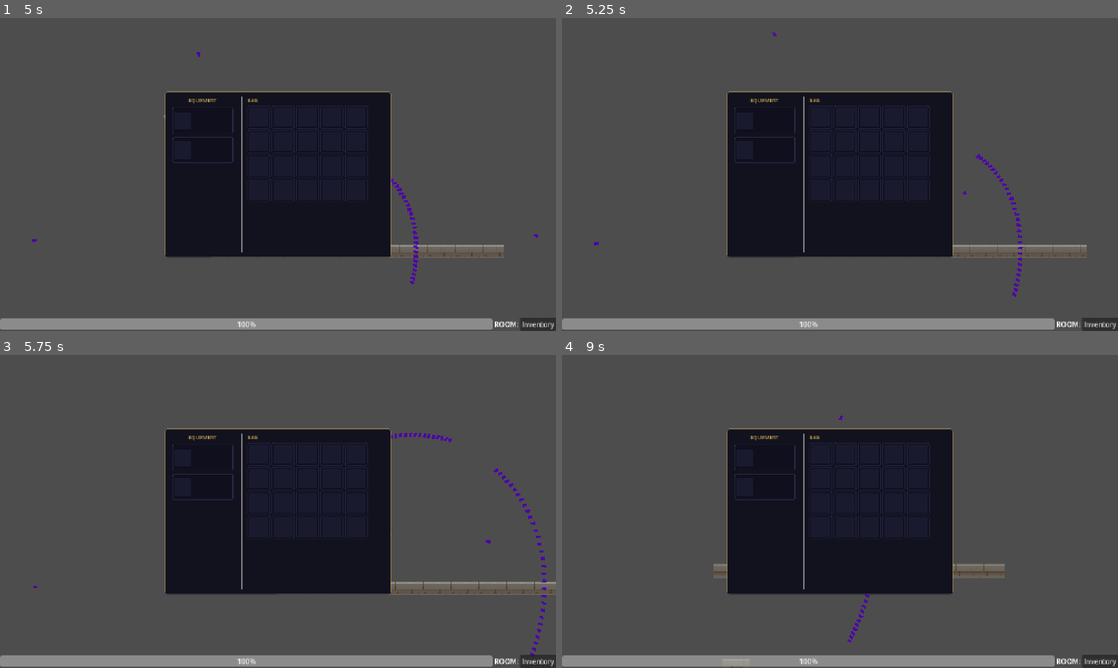
Above: before the commit, frames 1-4 (two rows, left to right).
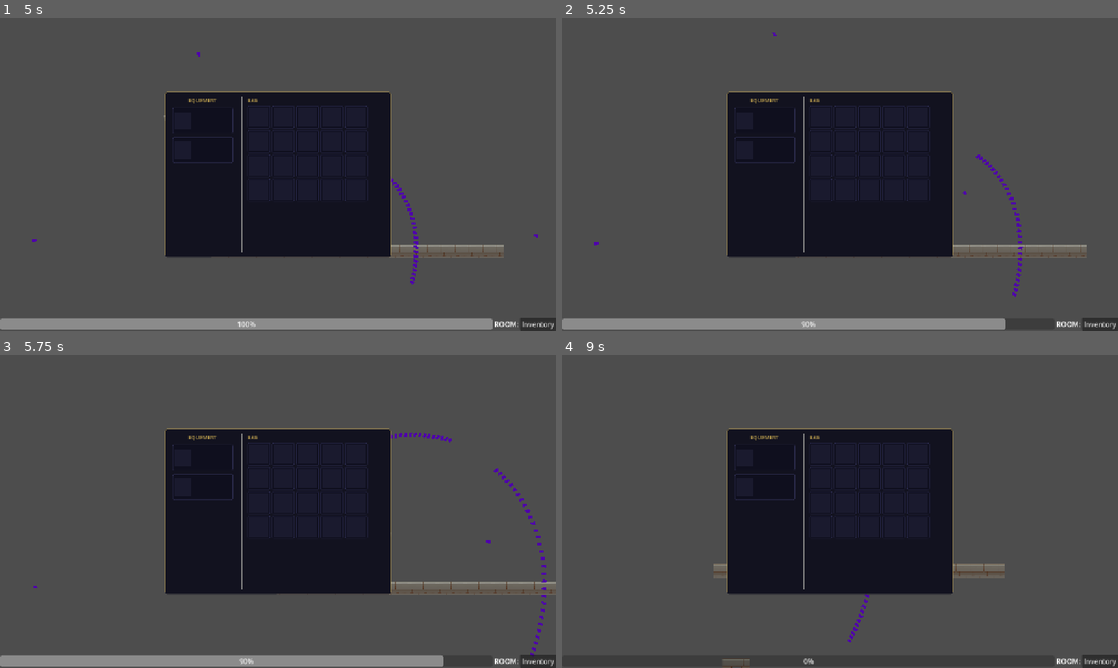
Above: after the commit, the same moments.

Repository: kunwarMandip/DungeonCrawler
Game: Godot game, scene res://core/Game.tscn
Two runs of this game, one before a commit and one after it. Both use one fixed random seed, a clock stepped at 60 frames per second and the inputs below.
Inputs (mouse positions are in pixels of both pictures, inside the frame that each line leads up to):
- Up to frame 1 (5 s): click "Inventory" at 0.5 s; move the mouse to (400, 158) at 1.27 s; press the mouse at (400, 158) at 1.28 s; hold D (move_right) 1.28-2.03 s; move the mouse to (166, 190) at 2.02 s; release the mouse at (166, 190) at 2.03 s; hold S (move_down) 2.03-2.78 s; tap E (melee) at 2.1 s; click (166, 190) at 2.3 s; move the mouse to (333, 105) at 2.77 s; press the mouse at (333, 105) at 2.78 s; hold D (move_right) 2.78-3.53 s; move the mouse to (250, 237) at 3.52 s; release the mouse at (250, 237) at 3.53 s; hold W (move_up) 3.53-4.28 s; click (250, 237) at 3.6 s; move the mouse to (444, 221) at 4.27 s; hold A (move_left) from 4.28 s (still down); hold E (melee) from 4.28 s (still down); click (444, 221) at 4.55 s; tap I (toggle_inventory) at 4.9 s
- Up to frame 2 (5.25 s): keep holding A (move_left); move the mouse to (673, 127) at 5.02 s; release E (melee) at 5.03 s; click (673, 127) at 5.1 s
- Up to frame 3 (5.75 s): keep holding A (move_left)
- Up to frame 4 (9 s): move the mouse to (867, 511) at 5.77 s; release A (move_left) at 5.78 s; press the mouse at (867, 511) at 5.78 s; hold S (move_down) 5.78-6.53 s; move the mouse to (756, 433) at 6.52 s; release the mouse at (756, 433) at 6.53 s; hold D (move_right) 6.53-7.28 s; tap E (melee) at 6.6 s; click (756, 433) at 6.8 s; move the mouse to (962, 495) at 7.27 s; press the mouse at (962, 495) at 7.28 s; hold W (move_up) 7.28-8.03 s; move the mouse to (728, 527) at 8.02 s; release the mouse at (728, 527) at 8.03 s; hold D (move_right) 8.03-8.78 s; click (728, 527) at 8.1 s; move the mouse to (895, 442) at 8.77 s; hold S (move_down) from 8.78 s (still down); hold E (melee) from 8.78 s (still down)

Frame 1 is identical in both runs. In frame 2, 0.3% of the frame differs, in the area x 42-89%, y 96-100%; in frame 3, 0.3%; in frame 4, 3.1%, in the area x 0-89%, y 19-100%.

Commit message:
fixed bullet collision with both enemy and player

Diff:
--- a/entities/components/AttackInfo.gd
+++ b/entities/components/AttackInfo.gd
@@ -2,13 +2,18 @@
 class_name AttackInfo
 
 @export var damage_amount: float = 10.0
-@export var team: Teams.Team
+@export var team: Teams.Team = Teams.Team.NEUTRAL
 @export var allow_self_damage: bool = false
 
 var owner_entity: Node2D
 
-func _init(p_damange_amount: float, p_team: Teams.Team, p_owner: Node2D, p_allow_self_damage: bool = false) -> void:
-	damage_amount = p_damange_amount
+func _init(
+	p_damage_amount: float = 10.0,
+	p_team: Teams.Team = Teams.Team.PLAYER,
+	p_owner: Node2D = null,
+	p_allow_self_damage: bool = false
+) -> void:
+	damage_amount = p_damage_amount
 	team = p_team
 	owner_entity = p_owner
 	allow_self_damage = p_allow_self_damage
--- a/entities/components/HealthComponent.gd
+++ b/entities/components/HealthComponent.gd
@@ -11,7 +11,7 @@
 	current_health = max_health
 
 func take_damage(attack_info: AttackInfo, _source: Node):
-	print("Calculating damage")
+	#print("Calculating damage")
 	if current_health <= 0.0:
 		died.emit()
 
--- a/entities/components/HitboxComponent.gd
+++ b/entities/components/HitboxComponent.gd
@@ -9,15 +9,19 @@
 	area_entered.connect(_on_area_entered)
 
 func _on_area_entered(area: Area2D) -> void:
+	print("body entered")
+
 	if not area is HurtboxComponent:
+		print("not hurtbox")
 		return
 
 	if attack_info == null:
-		push_warning("HitboxComponent: damage_info not set")
+		push_warning("HitboxComponent: attack_info not set")
 		return
 
+	print("sending attack")
 	var hurtbox := area as HurtboxComponent
 	var was_valid := hurtbox.take_damage(attack_info, self)
 
 	if was_valid:
-		hit_landed.emit(hurtbox, attack_info.amount)
+		hit_landed.emit(hurtbox, attack_info.damage_amount)
--- a/entities/components/HurtboxComponent.gd
+++ b/entities/components/HurtboxComponent.gd
@@ -5,12 +5,10 @@
 
 @export var owner_entity: Node2D
 @export var team: Teams.Team = Teams.Team.NEUTRAL
+@export var health_component: HealthComponent
 
 func take_damage(attack_info: AttackInfo, source: Node) -> bool:
-	if attack_info.owner_entity == owner_entity and not attack_info.allow_self_damage:
-		return false
-	if attack_info.owner_entity != owner_entity and not Teams.is_hostile(attack_info.team, team):
-		return false
-
+	print("Hurtbox attacked")
+	health_component.take_damage(attack_info, source)
 	hit.emit(attack_info, source)
 	return true
--- a/entities/enemies/test/TestEnemy.tscn
+++ b/entities/enemies/test/TestEnemy.tscn
@@ -82,10 +82,11 @@
 [node name="CollisionShape2D" type="CollisionShape2D" parent="ShootRangeDetection" unique_id=154508519]
 shape = SubResource("CircleShape2D_iqbes")
 
-[node name="HurtboxComponent" type="Area2D" parent="." unique_id=480619066]
+[node name="HurtboxComponent" type="Area2D" parent="." unique_id=480619066 node_paths=PackedStringArray("health_component")]
 collision_layer = 256
 collision_mask = 16
 script = ExtResource("1_iivve")
+health_component = NodePath("../HealthComponent")
 metadata/_custom_type_script = "uid://bsp6fwal0mb2v"
 
 [node name="CollisionShape2D" type="CollisionShape2D" parent="HurtboxComponent" unique_id=2127554149]
--- a/entities/enemies/test/test_enemy.gd
+++ b/entities/enemies/test/test_enemy.gd
@@ -3,30 +3,20 @@
 signal died(position: Vector2)
 
 @onready var gun: Node2D = $Gun
-@export var patrol_points: Array[Vector2] = []
 @onready var health_bar: ProgressBar = $HealthBar
-@onready var state_machine: StateMachine = $StateMachine
 @onready var health_component: HealthComponent = $HealthComponent
-@onready var patrol_component: PatrolComponent = $PatrolComponent
-@onready var hurtbox_component: HurtboxComponent = $HurtboxComponent
 @onready var detection_component: DetectionComponent = $DetectionComponent
-@onready var navigation_component: NavigationComponent = $NavigationComponent
-@onready var shoot_range_detection: DetectionComponent = $ShootRangeDetection
 
 func _ready() -> void:
 	add_to_group("enemy")
 	health_component.health_changed.connect(_on_health_changed)
 	health_component.died.connect(_on_death)
 	_on_health_changed(health_component.current_health, health_component.max_health)
-	hurtbox_component.hit.connect(_on_hurtbox_hit)
 	gun.setup(self)
 
 func _process(_delta: float) -> void:
 	if detection_component.target:
 		gun.aim_at(detection_component.target.global_position)
-
-func _on_hurtbox_hit(attack_info: AttackInfo, source: Node):
-	health_component.take_damage(attack_info, source)
 
 func _on_health_changed(current_health: float, max_health: float):
 	health_bar.max_value = max_health
--- a/entities/player/Hero.tscn
+++ b/entities/player/Hero.tscn
@@ -33,11 +33,12 @@
 script = ExtResource("2_6n8re")
 metadata/_custom_type_script = "uid://dbn27jyjf7ex0"
 
-[node name="HurtboxComponent" type="Area2D" parent="." unique_id=149401948 node_paths=PackedStringArray("owner_entity")]
+[node name="HurtboxComponent" type="Area2D" parent="." unique_id=149401948 node_paths=PackedStringArray("owner_entity", "health_component")]
 collision_layer = 128
 collision_mask = 32
 script = ExtResource("3_qymkh")
 owner_entity = NodePath("..")
+health_component = NodePath("../HealthComponent")
 metadata/_custom_type_script = "uid://bsp6fwal0mb2v"
 
 [node name="CollisionShape2D" type="CollisionShape2D" parent="HurtboxComponent" unique_id=340072321]
--- a/entities/player/hero.gd
+++ b/entities/player/hero.gd
@@ -14,13 +14,12 @@
 	add_to_group("player")
 	camera_2d.make_current()
 	input_component.shoot_pressed.connect(func():gun.shoot())
-	hurtbox_component.hit.connect(_on_hurtbox_hit)
+	health_component.health_changed.emit(_print)
 
 func setup(pool: ProjectilePool) -> void:
 	gun.setup(self, pool)
 
+func _print():
+	print("healt changed")
 func _process(_delta: float) -> void:
 	gun.aim_at(get_global_mouse_position())
-
-func _on_hurtbox_hit(attack_info: AttackInfo, source: Node):
-	health_component.take_damage(attack_info, source)
--- a/entities/projectiles/bullet/Bullet.tscn
+++ b/entities/projectiles/bullet/Bullet.tscn
@@ -1,7 +1,12 @@
 [gd_scene format=3 uid="uid://ch4tl0p73fb7d"]
 
 [ext_resource type="Script" uid="uid://vj2dx23e5y3o" path="res://entities/projectiles/bullet/bullet.gd" id="1_fldqw"]
+[ext_resource type="Script" uid="uid://c7m1if3ejt807" path="res://entities/components/AttackInfo.gd" id="3_aklw2"]
 [ext_resource type="Script" uid="uid://bnohnefiiak33" path="res://entities/components/HitboxComponent.gd" id="3_xmm78"]
+
+[sub_resource type="Resource" id="Resource_of0jo"]
+script = ExtResource("3_aklw2")
+metadata/_custom_type_script = "uid://c7m1if3ejt807"
 
 [sub_resource type="RectangleShape2D" id="RectangleShape2D_fldqw"]
 size = Vector2(10, 6)
@@ -21,7 +26,10 @@
 [node name="VisibleOnScreenNotifier2D" type="VisibleOnScreenNotifier2D" parent="." unique_id=699135451]
 
 [node name="HitboxComponent" type="Area2D" parent="." unique_id=769217882]
+collision_layer = 0
+collision_mask = 402
 script = ExtResource("3_xmm78")
+attack_info = SubResource("Resource_of0jo")
 metadata/_custom_type_script = "uid://bnohnefiiak33"
 
 [node name="CollisionShape2D" type="CollisionShape2D" parent="HitboxComponent" unique_id=1699796999]
--- a/entities/projectiles/bullet/bullet.gd
+++ b/entities/projectiles/bullet/bullet.gd
@@ -4,6 +4,7 @@
 
 func _ready() -> void:
 	$HitboxComponent.body_entered.connect(_on_body_entered)
+	$HitboxComponent.hit_landed.connect(_on_bullet_connected)
 	$VisibleOnScreenNotifier2D.screen_exited.connect(queue_free)
 
 func _process(delta: float) -> void:
@@ -12,3 +13,6 @@
 func _on_body_entered(body: Node2D) -> void:
 	if body.is_in_group("wall"):
 		return_to_pool()
+
+func _on_bullet_connected(_hurtbox: HurtboxComponent, _damage: float):
+	return_to_pool()
--- a/ui/hud/hud.gd
+++ b/ui/hud/hud.gd
@@ -28,8 +28,9 @@
 	get_node("WinScreen").visible = true
 
 func show_game_over() -> void:
-	get_node("GameOverScreen").visible = true
-	get_tree().paused = true
+	pass
+	#get_node("GameOverScreen").visible = true
+	#get_tree().paused = true
 
 func _unhandled_input(event: InputEvent) -> void:
 	if event.is_action_pressed("toggle_inventory"):
--- a/ui/inventory/InventoryUI.gd
+++ b/ui/inventory/InventoryUI.gd
@@ -1,8 +1,8 @@
 extends Panel
 
+var slot_nodes: Array = []
+var selected_slot: int = -1
 var inventory: Inventory = null
-var selected_slot: int = -1
-var slot_nodes: Array = []
 
 @onready var slot_grid: GridContainer = %SlotGrid
 @onready var armor_slot_panel: Panel = %ArmorSlot
